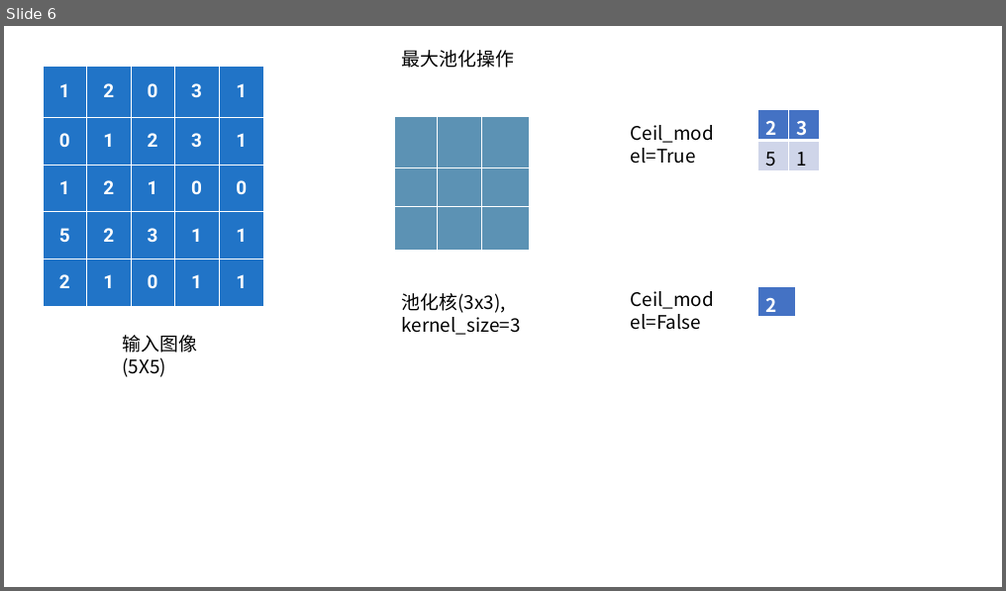
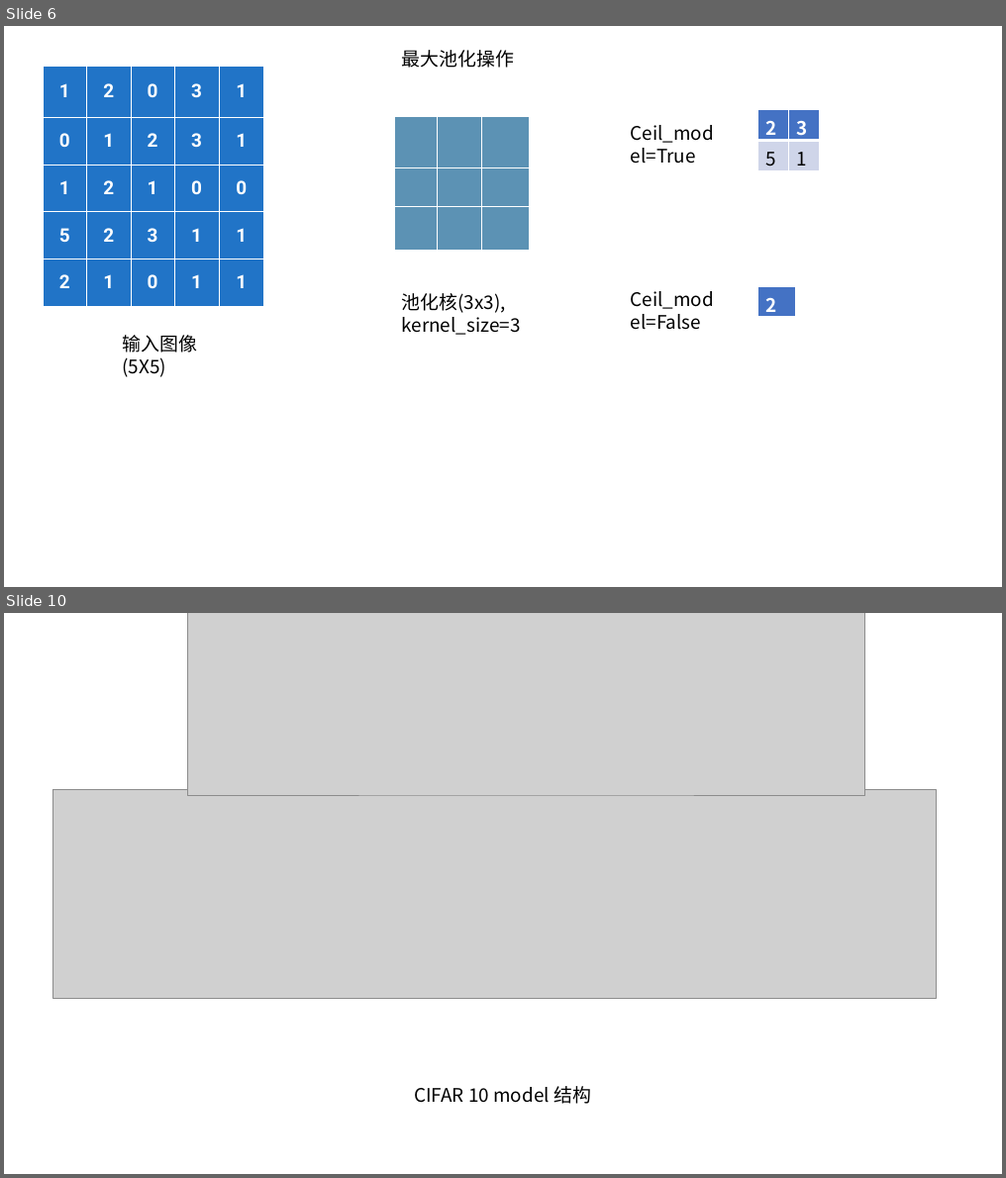
Before and after one commit to xiaotudui/pytorch-tutorial, a slide deck: notes/演示.pptx. Shown one above the other, each under a label of ours: slide 6 before the commit, slides 6 and 10 after it; the slides between them are not shown. The pictures are 1006x591 and 1006x1178 pixels, drawn with LibreOffice and Linux fonts; fonts in the diff are those of the drawing; grey boxes stand for pictures. Boxes give left, top, right and bottom in pixels: in the first picture for what was removed or moved away, otherwise in the second. Text is boxed around its words. In the diff, an @@ line names an element or a change of style, - is before the commit and + after.

```diff
--- a/notes/演示.pptx
+++ b/notes/演示.pptx
@@ slide 10 added at box(4, 613, 1002, 1174), background #FFFFFF @@
@@ picture added at box(188, 613, 865, 795) @@
@@ picture added at box(53, 789, 937, 998) @@
@@ text added at box(414, 1086, 591, 1104), 18 pt, text #000000 @@
+CIFAR 10 model 结构
```
Also in this commit, not shown: 3 other slides added, 4 other files.
